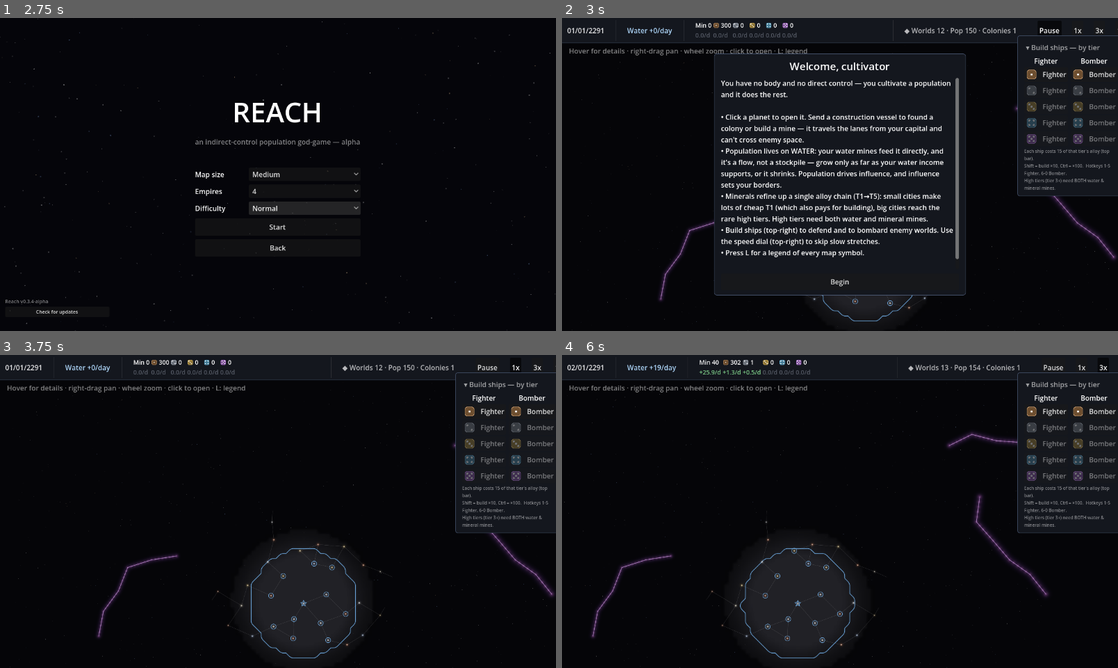
Above: before the commit, frames 1-4 (two rows, left to right).
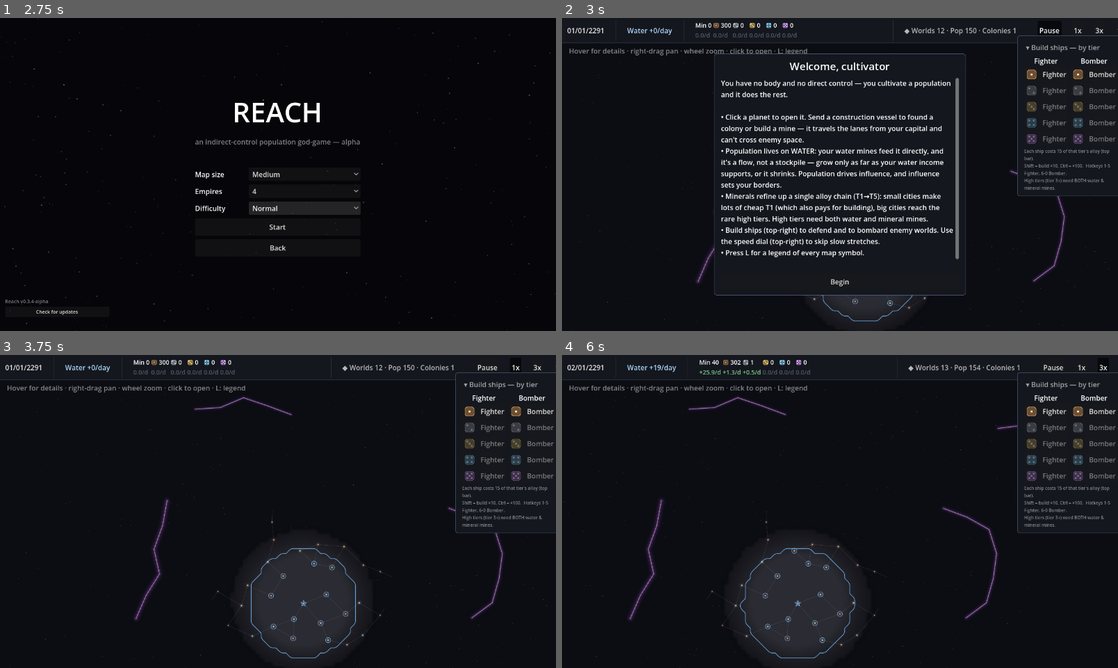
Above: after the commit, the same moments.

Repository: evyatarmitz/reach
Game: Godot game, scene res://menu/menu.tscn
Two runs of this game, one before a commit and one after it. Both use one fixed random seed, a clock stepped at 60 frames per second and the inputs below.
Inputs (mouse positions are in pixels of both pictures, inside the frame that each line leads up to):
- Up to frame 1 (2.75 s): click "New Game" at 0.5 s; click "Normal" at 1.25 s; click "Normal" at 2 s
- Up to frame 2 (3 s): click "Start" at 2.75 s
- Up to frame 3 (3.75 s): click "Begin" at 3.5 s
- Up to frame 4 (6 s): click "1x" at 4.25 s; click "3x" at 5 s; tap Enter at 5.75 s; move the mouse to (962, 495) at 5.77 s; hold Right from 5.78 s (still down); hold Ctrl from 5.78 s (still down); click (962, 495) at 5.92 s

Frame 1 is identical in both runs. In frame 2, 0.7% of the frame differs, in the area x 17-100%, y 28-91%; in frame 3, 1.2%; in frame 4, 1.6%, in the area x 5-88%, y 13-91%.

Commit message:
Less black on the map; drop the mined-deposit owner pips
Follow-up to the screenshot-feedback pass:

- Too much black. Two levers: the storm sight-block radius drops again
  (ANOMALY_RADIUS 30-54 -> 20-38; now under half the original 42-78) so the
  dark shadow cone behind a storm is small, and the never-seen background is
  lifted from near-pure black (0.02) to a deep navy (0.045,0.05,0.07) so
  unexplored space reads as deep space, not a void. Lit + memory fog tiers
  raised to match (0.13->0.17 lit, 0.07->0.10 memory) so fog-of-war contrast
  is preserved.

- Dropped the owner-colour pip that was drawn above a worked deposit. The
  mined = colour / untapped = greyscale scheme already carries the "is it
  worked" signal, so the pip was redundant clutter. Removed from both the
  hover symbol row and the always-show resource hint.

All sim + determinism tests pass (radius is the only sim-side change; storm
block/overlap tests still green). Autoshots regenerated.

Diff:
--- a/desktop/game/main.gd
+++ b/desktop/game/main.gd
@@ -184,8 +184,9 @@
 
 
 func _ready() -> void:
-	# Black space so fogged (unseen) area reads as truly dark, not grey.
-	RenderingServer.set_default_clear_color(Color(0.02, 0.02, 0.03))
+	# Deep-navy space so unseen area reads as dark DEEP SPACE, not a flat black void
+	# (was near-pure black at 0.02, which made the map feel like a big empty hole).
+	RenderingServer.set_default_clear_color(Color(0.045, 0.05, 0.07))
 	# Linear-filter the baked fog texture so its low-res samples interpolate into a
 	# smooth influence-shaped gradient instead of visible cells. (Only the fog is a
 	# texture here; lines/text/arcs are vector-drawn and unaffected.)
@@ -607,8 +608,8 @@
 			var fa: float = v + base_a * (1.0 - v)
 			var col := Color(0, 0, 0, 0)
 			if fa > 0.0001:
-				var lit := Vector3(0.13, 0.13, 0.15) * v
-				var mem := Vector3(0.07, 0.07, 0.08) * (base_a * (1.0 - v))
+				var lit := Vector3(0.17, 0.17, 0.20) * v
+				var mem := Vector3(0.10, 0.10, 0.12) * (base_a * (1.0 - v))
 				var rgb: Vector3 = (lit + mem) / fa
 				col = Color(rgb.x, rgb.y, rgb.z, fa)
 			img.set_pixel(gx, gy, col)
@@ -1966,10 +1967,6 @@
 				_draw_water_drop(c, mined)
 			else:
 				_draw_gem(c, mined)
-			if mined:
-				# A small owner-colour pip above the glyph keeps WHO works it legible,
-				# without drawing a frame around the deposit shape.
-				draw_circle(c + Vector2(0.0, -8.0), 1.7, sim.empires[mine_owner].color)
 		else:
 			draw_circle(c, 2.5, Color(0.5, 0.5, 0.55))
 		i += 1
@@ -1997,8 +1994,6 @@
 			_draw_water_drop(c, mined)
 		else:
 			_draw_gem(c, mined)
-		if mined:
-			draw_circle(c + Vector2(0.0, -8.0), 1.7, sim.empires[mine_owner].color)
 
 
 # --- generated tier icons (the fallback font has no dice/numeral glyphs) -------------
--- a/desktop/sim/constants.gd
+++ b/desktop/sim/constants.gd
@@ -271,8 +271,9 @@
 # points, thickened by ANOMALY_RADIUS. Count scales a little with map size.
 const ANOMALY_MIN := 2
 const ANOMALY_MAX := 6
-const ANOMALY_RADIUS_MIN := 30.0         # band half-width — tighter so the sight-block
-const ANOMALY_RADIUS_MAX := 54.0         # footprint (the dark halo) stays a slim corridor
+const ANOMALY_RADIUS_MIN := 20.0         # band half-width — kept slim so the sight-block
+const ANOMALY_RADIUS_MAX := 38.0         # SHADOW (dark cone behind the storm) stays small;
+                                         # the shadow scales with this radius
 const ANOMALY_STEPS_MIN := 5             # spine points — more = longer snake
 const ANOMALY_STEPS_MAX := 7             # was 9 — shorter snakes so one storm can't span the map
 const ANOMALY_STEP_LEN := 130.0          # spine segment length
